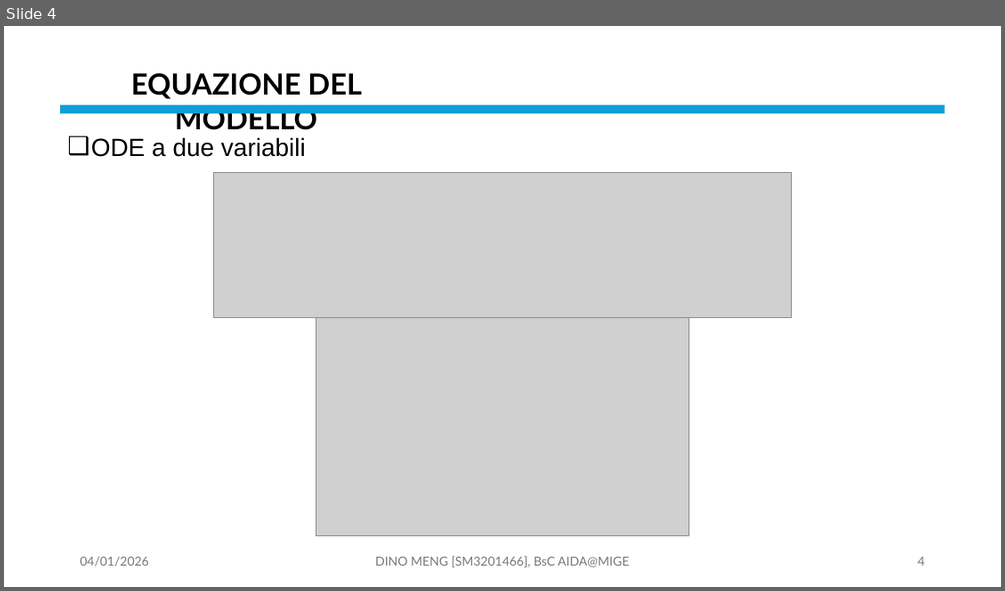
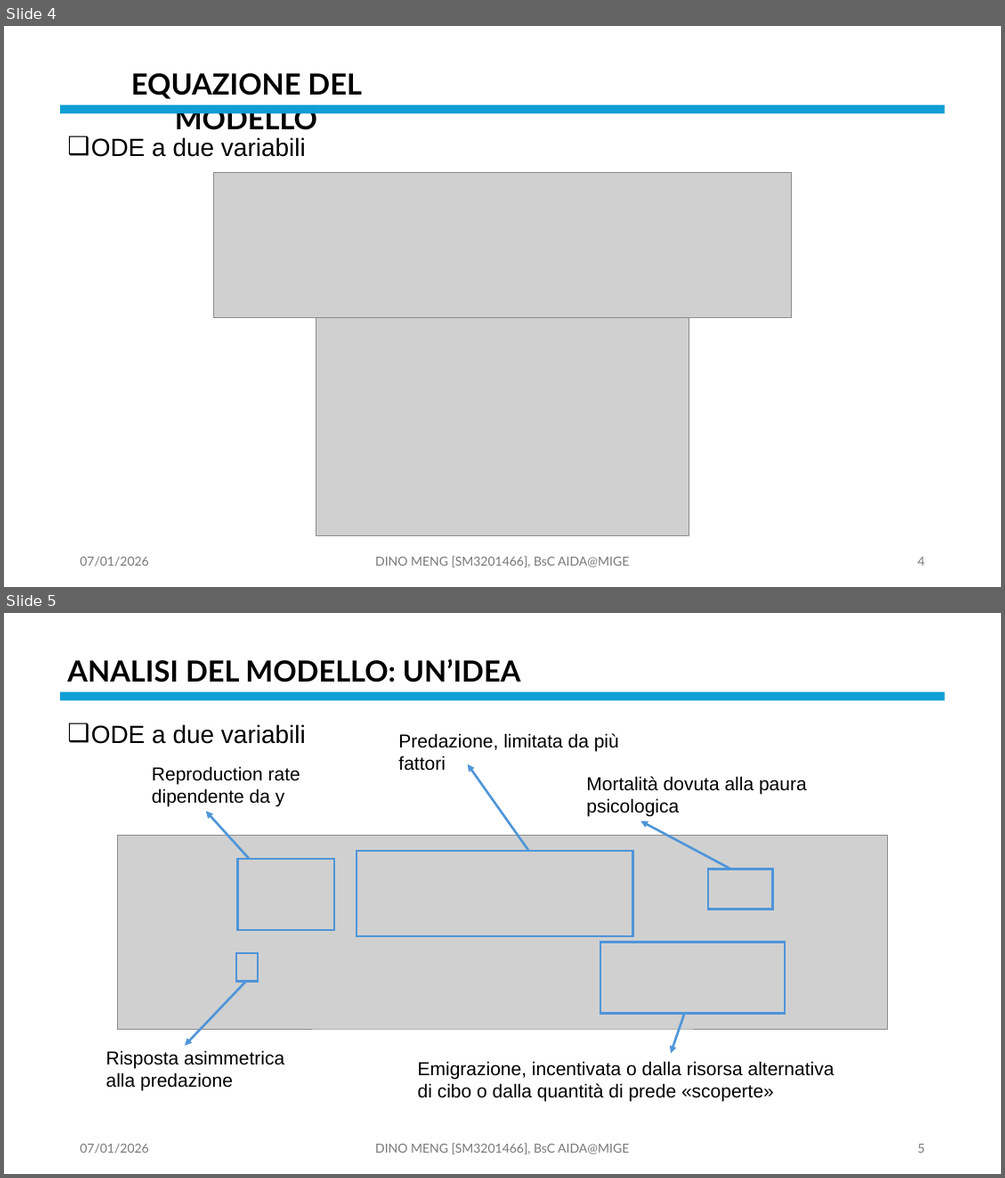
Before and after one commit to OdinMeng/AIDA-UNIVERSITY-NOTES-2025-2026, a slide deck: Complex Systems/project/PresentationPROJECTSM3201466.pptx. Shown one above the other, each under a label of ours: slide 4 before the commit, slides 4 and 5 after it. The pictures are 1005x591 and 1005x1178 pixels, drawn with LibreOffice and Linux fonts; fonts in the diff are those of the drawing; grey boxes stand for pictures. Boxes give left, top, right and bottom in pixels: in the first picture for what was removed or moved away, otherwise in the second. Text is boxed around its words. In the diff, an @@ line names an element or a change of style, - is before the commit and + after.

```diff
--- a/Complex Systems/project/PresentationPROJECTSM3201466.pptx
+++ b/Complex Systems/project/PresentationPROJECTSM3201466.pptx
@@ slide 5 added at <box>4,613,1001,1174</box>, background #FFFFFF @@
@@ text added at <box>67,659,520,682</box>, 28 pt, text #000000, bold @@
+ANALISI DEL MODELLO: UN’IDEA
@@ rectangle added at <box>60,692,945,700</box>, fill #0F9ED5 @@
@@ text added at <box>91,724,306,744</box>, 24 pt, text #000000 @@
+❑ ODE a due variabili
@@ text added at <box>398,733,619,771</box>, 18 pt, text #000000 @@
+Predazione, limitata da più fattori
@@ text added at <box>152,766,300,806</box>, 18 pt, text #000000 @@
+Reproduction rate dipendente da y
@@ arrow added from (529, 851) to (468, 764), #4E95D9 2.25 pt @@
@@ text added at <box>586,776,807,817</box>, 18 pt, text #000000 @@
+Mortalità dovuta alla paura psicologica
@@ arrow added from (250, 859) to (206, 811), #4E95D9 2.25 pt @@
@@ arrow added from (731, 868) to (641, 821), #4E95D9 2.25 pt @@
@@ picture added at <box>118,835,888,1029</box> @@
@@ rectangle added at <box>356,851,633,937</box>, outline #4E95D9 2.25 pt @@
@@ rectangle added at <box>238,859,334,930</box>, outline #4E95D9 2.25 pt @@
@@ rectangle added at <box>708,868,774,909</box>, outline #4E95D9 2.25 pt @@
@@ rectangle added at <box>236,953,258,981</box>, outline #4E95D9 2.25 pt @@
@@ rectangle added at <box>600,942,785,1013</box>, outline #4E95D9 2.25 pt @@
@@ arrow added from (246, 981) to (185, 1046), #4E95D9 2.25 pt @@
@@ arrow added from (685, 1014) to (671, 1053), #4E95D9 2.25 pt @@
@@ text added at <box>106,1050,284,1090</box>, 18 pt, text #000000 @@
+Risposta asimmetrica
+alla predazione
@@ text added at <box>418,1061,834,1102</box>, 18 pt, text #000000 @@
+Emigrazione, incentivata o dalla risorsa alternativa di cibo o dalla quantità di prede «scoperte»
@@ text added at <box>80,1143,148,1153</box>, 12 pt, text #797979 @@
+07/01/2026
@@ text added at <box>375,1143,629,1154</box>, 12 pt, text #797979 @@
+DINO MENG [SM3201466], BsC AIDA@MIGE
@@ page number added at <box>917,1143,924,1152</box>, 12 pt, text #797979 @@
+5
@@ slide 4 changed as well @@
@@ text at <box>80,556,148,566</box>: text changed @@
-04/01/2026
+07/01/2026
```
Also in this commit, not shown: 28 other slides changed, 8 other slides added, 7 other files.
